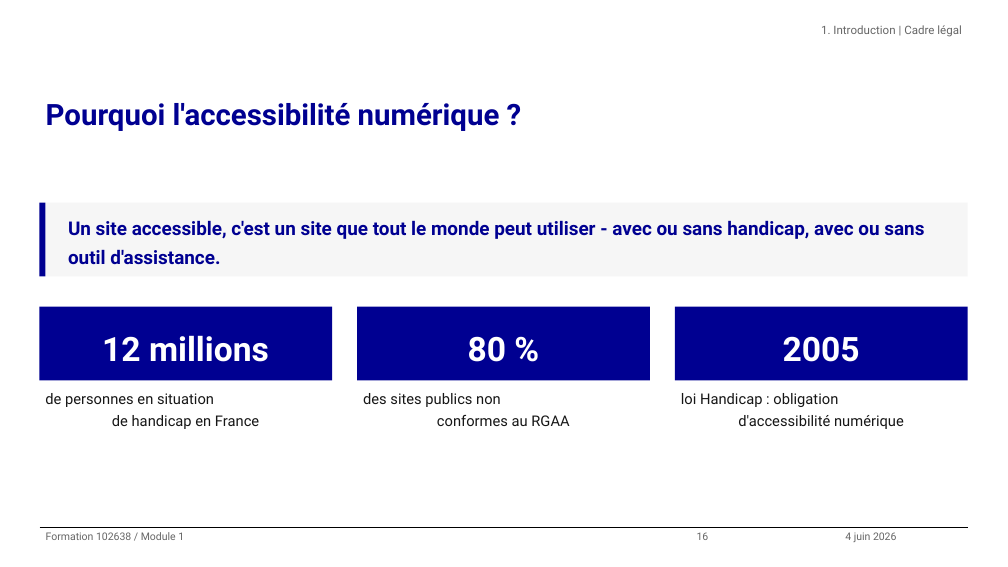
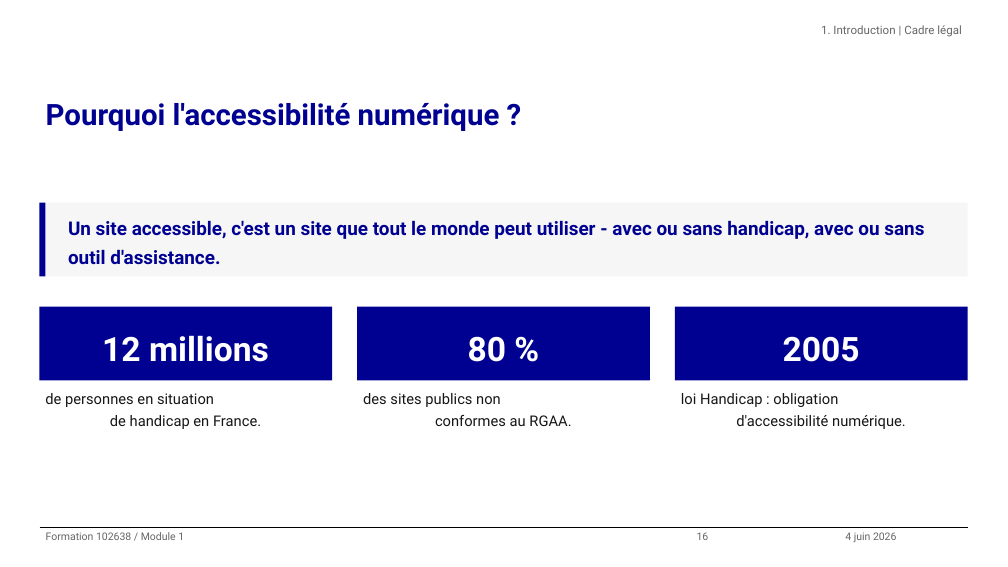
Before and after one commit to alexandra-guiderdoni/usine-fabrication-igpde-102846-ay11, a slide deck: slide 16 of formation-102638-juin-2026.pptx. Drawn at 1008x567 pixels with LibreOffice and Linux fonts; fonts in the diff are those of the drawing; background and template pictures are left out. Boxes give left, top, right and bottom in pixels: in the first picture for what was removed or moved away, otherwise in the second. Text is boxed around its words. In the diff, an @@ line names an element or a change of style, - is before the commit and + after.

Commit message:
Ajoute protocole Codex et ponctuation slide 16

```diff
--- a/formation-102638-juin-2026.pptx
+++ b/formation-102638-juin-2026.pptx
@@ text at <box>45,393,261,429</box>: text changed @@
-de personnes en situation
-de handicap en France
+de personnes en situation
+de handicap en France.
@@ text at <box>363,393,571,426</box>: text changed @@
-des sites publics non
-conformes au RGAA
+des sites publics non
+conformes au RGAA.
@@ text at <box>681,393,906,429</box>: text changed @@
-loi Handicap : obligation
-d'accessibilité numérique
+loi Handicap : obligation
+d'accessibilité numérique.
```
Also in this commit, not shown: 2 other files.
